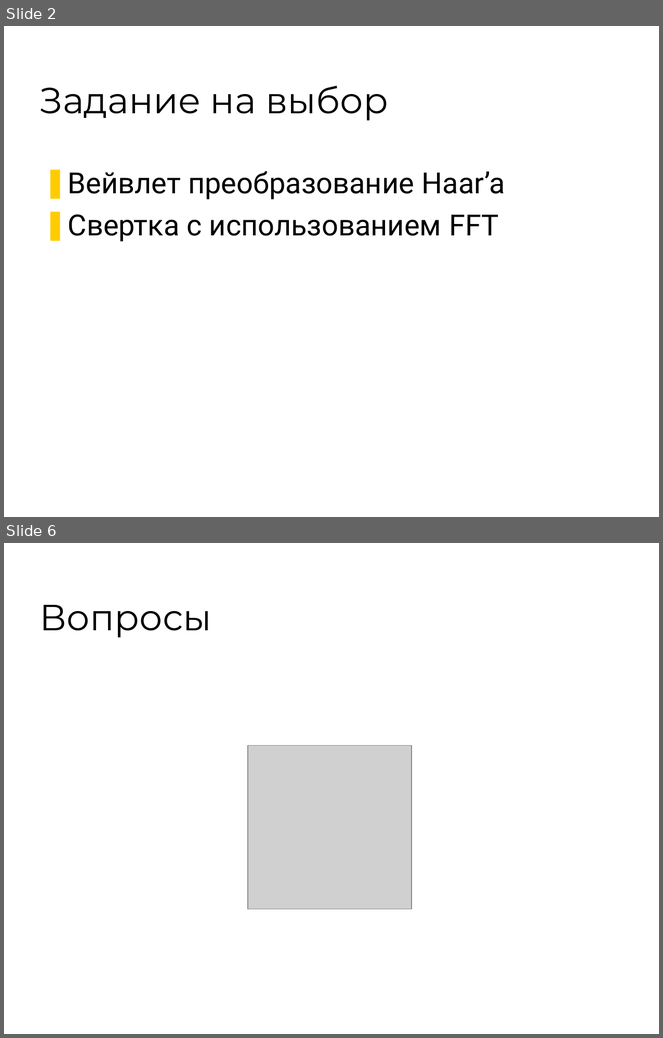
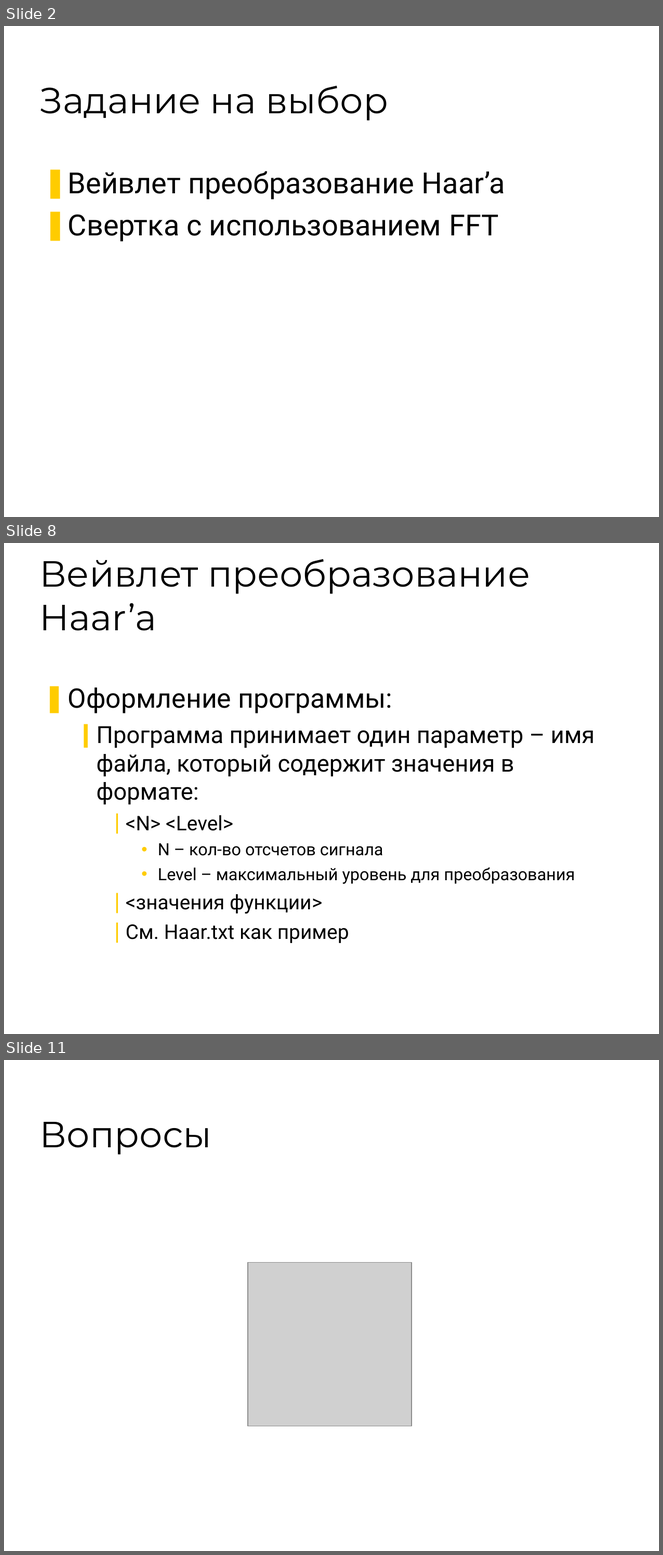
Before and after one commit to 7633/msu-cuda-course, a slide deck: Assignments/2/Assignment - 2.ppt. Shown one above the other, each under a label of ours: slides 2 and 6 before the commit, slides 2, 8 and 11 after it; the slides between them are not shown. The pictures are 663x1038 and 663x1555 pixels, drawn with LibreOffice and Linux fonts; fonts in the diff are those of the drawing; grey boxes stand for pictures; background and template pictures are left out. Boxes give left, top, right and bottom in pixels: in the first picture for what was removed or moved away, otherwise in the second. Text is boxed around its words. In the diff, an @@ line names an element or a change of style, - is before the commit and + after.

```diff
--- a/Assignments/2/Assignment - 2.ppt
+++ b/Assignments/2/Assignment - 2.ppt
@@ slide 8 added at (4, 543, 659, 1034), background #FFFFFF @@
@@ title added at (40, 559, 530, 631), 40 pt, text #000000 @@
+Вейвлет преобразование Haar’a
@@ text added at (68, 688, 595, 943), 25.9 pt, text #000000 @@
+❚ Оформление программы:
+  ❙ Программа принимает один параметр – имя файла, который содержит значения в формате:
+    ❘ <N> <Level>
+      • N – кол-во отсчетов сигнала
+      • Level – максимальный уровень для преобразования
+    ❘ <значения функции>
+    ❘ См. Haar.txt как пример
@@ what was slide 6 is now slide 11 @@
```
Also in this commit, not shown: 1 slide changed, 6 other slides added, 2 slides removed.
